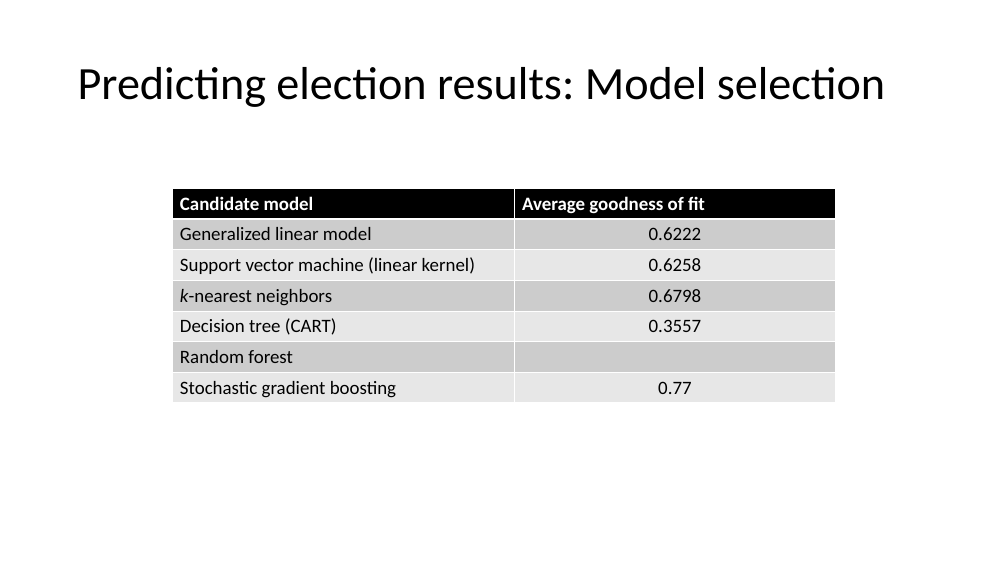
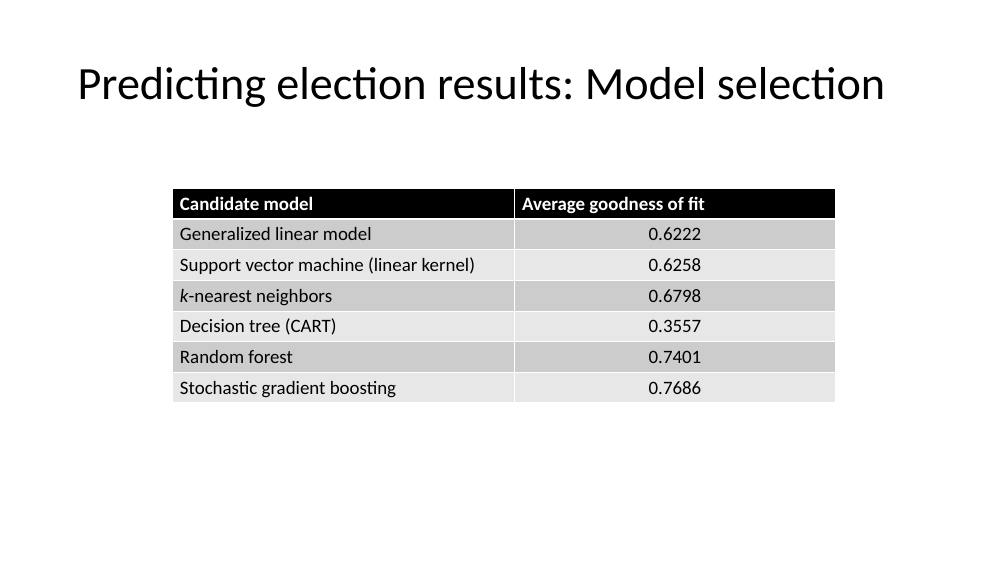
Before and after one commit to mosew/math650, a slide deck: slide 31 of votes/2000/Predicting 2000 Presidential Election Results.pptx. Drawn at 1008x567 pixels with LibreOffice and Linux fonts; fonts in the diff are those of the drawing. Boxes give left, top, right and bottom in pixels: in the first picture for what was removed or moved away, otherwise in the second. Text is boxed around its words. In the diff, an @@ line names an element or a change of style, - is before the commit and + after.

```diff
--- a/votes/2000/Predicting 2000 Presidential Election Results.pptx
+++ b/votes/2000/Predicting 2000 Presidential Election Results.pptx
@@ table at bbox=[172, 188, 836, 403] @@
-row 6, column 2: 
+row 6, column 2: 0.7401
-row 7, column 2: 0.77
+row 7, column 2: 0.7686
```
Also in this commit, not shown: 1 other slide changed, 3 other files.
